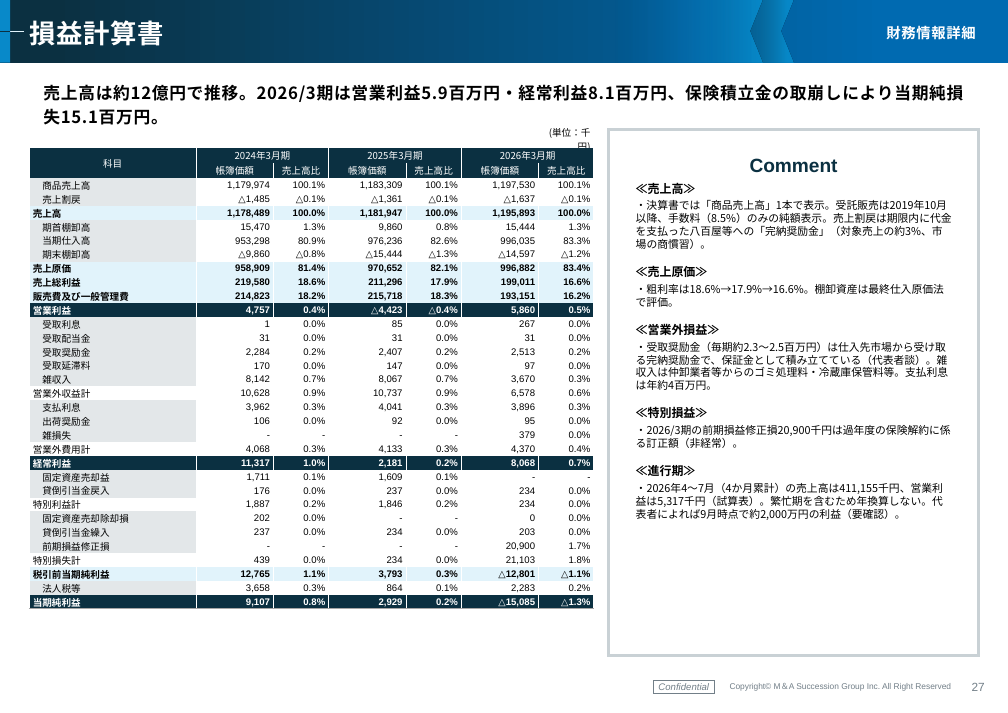
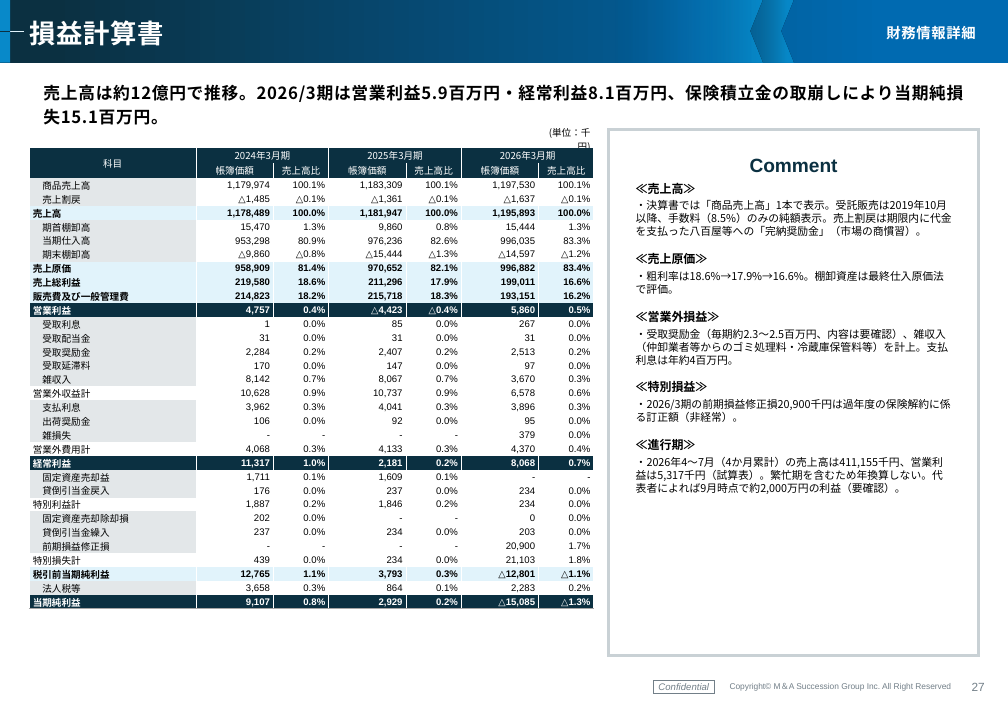
Before and after one commit to keisuketagaito/github-1st, a slide deck: slide 28 of 株式会社鶴岡中央青果/企業概要書_鶴岡中央青果_261019.pptx. Drawn at 1008x713 pixels with LibreOffice and Linux fonts; fonts in the diff are those of the drawing; background and template pictures are left out. Boxes give left, top, right and bottom in pixels: in the first picture for what was removed or moved away, otherwise in the second. Text is boxed around its words. In the diff, an @@ line names an element or a change of style, - is before the commit and + after.

```diff
--- a/株式会社鶴岡中央青果/企業概要書_鶴岡中央青果_261019.pptx
+++ b/株式会社鶴岡中央青果/企業概要書_鶴岡中央青果_261019.pptx
@@ text at bbox=[636, 200, 952, 236]: text changed @@
-・決算書では「商品売上高」1本で表示。受託販売は2019年10月以降、手数料（8.5%）のみの純額表示。売上割戻は期限内に代金を支払った八百屋等への「完納奨励金」（対象売上の約3%、市場の商慣習）。
+・決算書では「商品売上高」1本で表示。受託販売は2019年10月以降、手数料（8.5%）のみの純額表示。売上割戻は期限内に代金を支払った八百屋等への「完納奨励金」（市場の商慣習）。
@@ text at bbox=[636, 329, 949, 365]: text changed @@
-・受取奨励金（毎期約2.3〜2.5百万円）は仕入先市場から受け取る完納奨励金で、保証金として積み立てている（代表者談）。雑収入は仲卸業者等からのゴミ処理料・冷蔵庫保管料等。支払利息は年約4百万円。
+・受取奨励金（毎期約2.3〜2.5百万円、内容は要確認）、雑収入（仲卸業者等からのゴミ処理料・冷蔵庫保管料等）を計上。支払利息は年約4百万円。
```
Also in this commit, not shown: 9 other slides changed, 6 other files.
